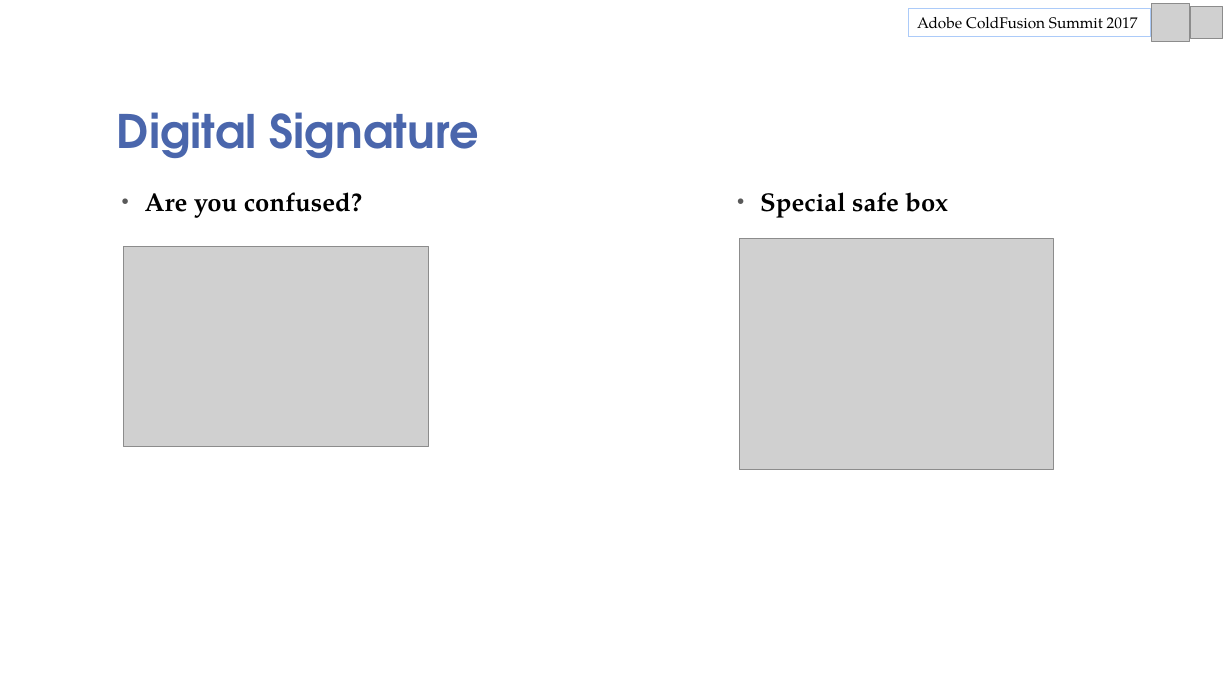
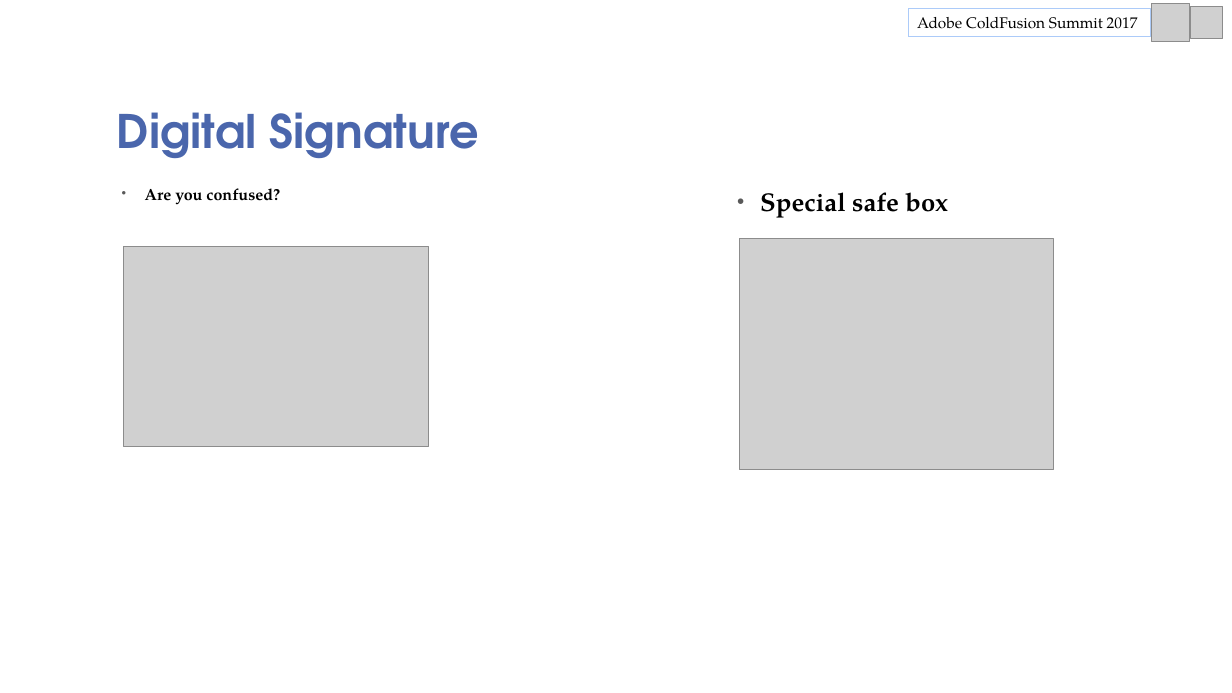
Before and after one commit to cfclick/CFSummit2017, a slide deck: slide 14 of powerpoint/Keep Control of your PDF Files.pptx. Drawn at 1232x693 pixels with LibreOffice and Linux fonts; fonts in the diff are those of the drawing; grey boxes stand for pictures; background and template pictures are left out. Boxes give left, top, right and bottom in pixels: in the first picture for what was removed or moved away, otherwise in the second. Text is boxed around its words. In the diff, an @@ line names an element or a change of style, - is before the commit and + after.

```diff
--- a/powerpoint/Keep Control of your PDF Files.pptx
+++ b/powerpoint/Keep Control of your PDF Files.pptx
@@ text "Are you confused?" at [145, 188, 280, 205]: size 20 to 12.5 pt; line spacing 0.9 to 0.7 @@
```
Also in this commit, not shown: 1 other slide changed, 5 other files.
